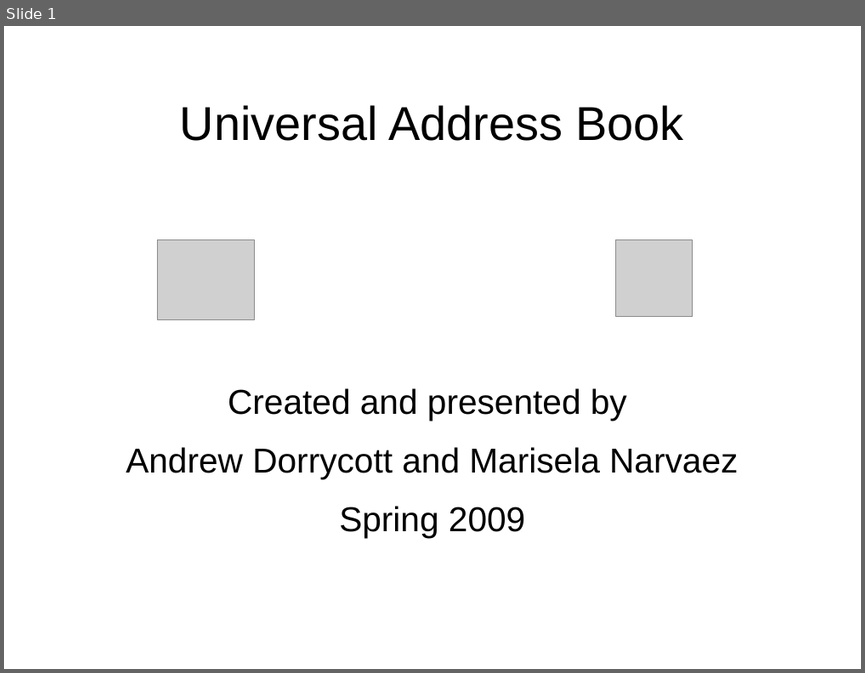
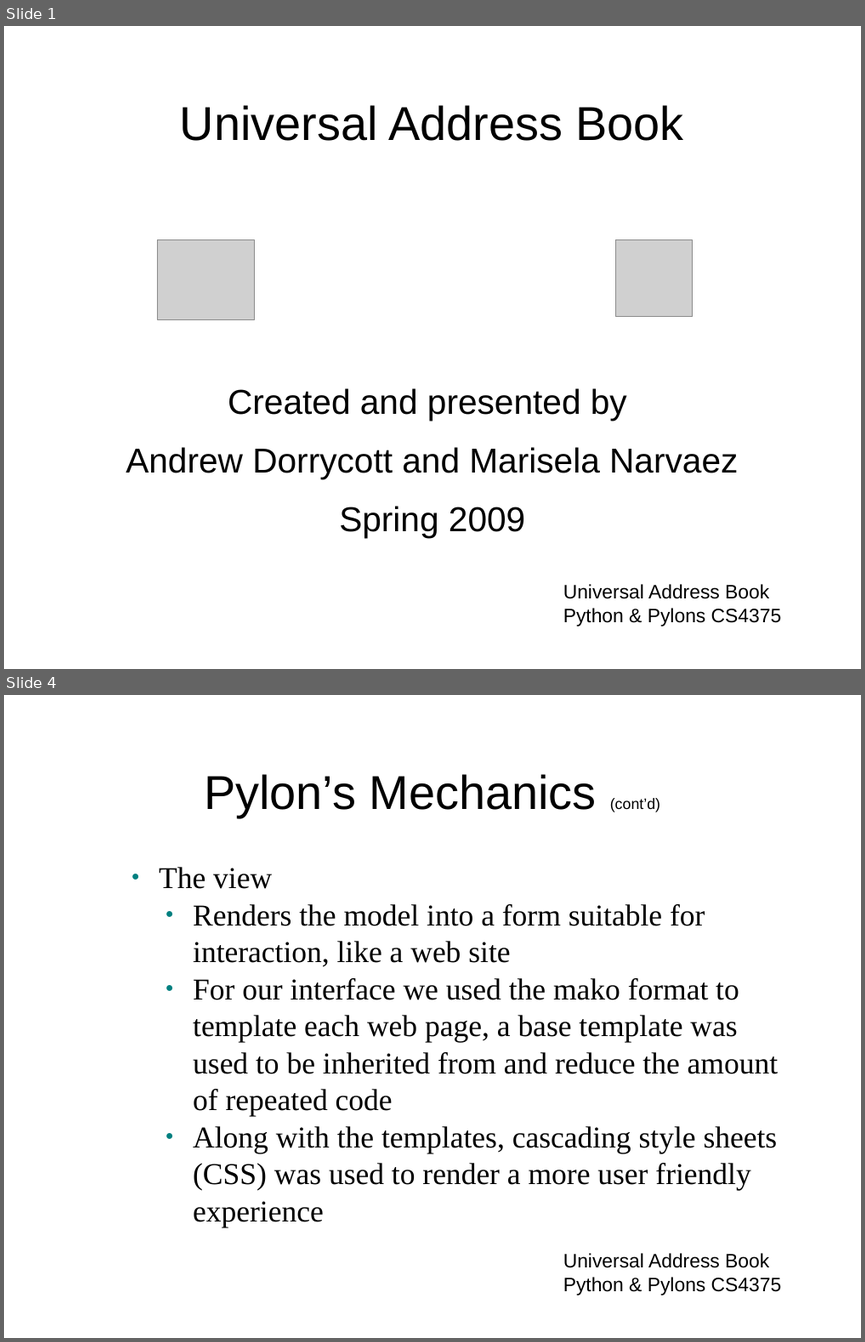
Before and after one commit to tdyhacker/pythonexploration, a slide deck: compeggirl/UnivAddBook Poster Presentation.ppt. Shown one above the other, each under a label of ours: slide 1 before the commit, slides 1 and 4 after it; the slides between them are not shown. The pictures are 865x673 and 865x1342 pixels, drawn with LibreOffice and Linux fonts; fonts in the diff are those of the drawing; grey boxes stand for pictures; background and template pictures are left out. Boxes give left, top, right and bottom in pixels: in the first picture for what was removed or moved away, otherwise in the second. Text is boxed around its words. In the diff, an @@ line names an element or a change of style, - is before the commit and + after.

```diff
--- a/compeggirl/UnivAddBook Poster Presentation.ppt
+++ b/compeggirl/UnivAddBook Poster Presentation.ppt
@@ slide 4 added at (4,695,861,1338), background picture (left out) @@
@@ title added at (204,774,660,817), 44 pt, text #000000 @@
+Pylon’s Mechanics (cont’d)
@@ text added at (159,867,778,1227), 28 pt, text #000000 @@
+  ● The view
+    ● Renders the model into a form suitable for interaction, like a web site
+    ● For our interface we used the mako format to template each web page, a base template was used to be inherited from and reduce the amount of repeated code
+    ● Along with the templates, cascading style sheets (CSS) was used to render a more user friendly experience
@@ text added at (563,1253,782,1295), 18 pt, text #000000 @@
+Universal Address Book
+Python & Pylons CS4375
@@ slide 1 changed as well @@
@@ text added at (563,584,782,626), 18 pt, text #000000 @@
+Universal Address Book
+Python & Pylons CS4375
```
Also in this commit, not shown: 10 other slides added, 5 slides removed, 7 other files.
